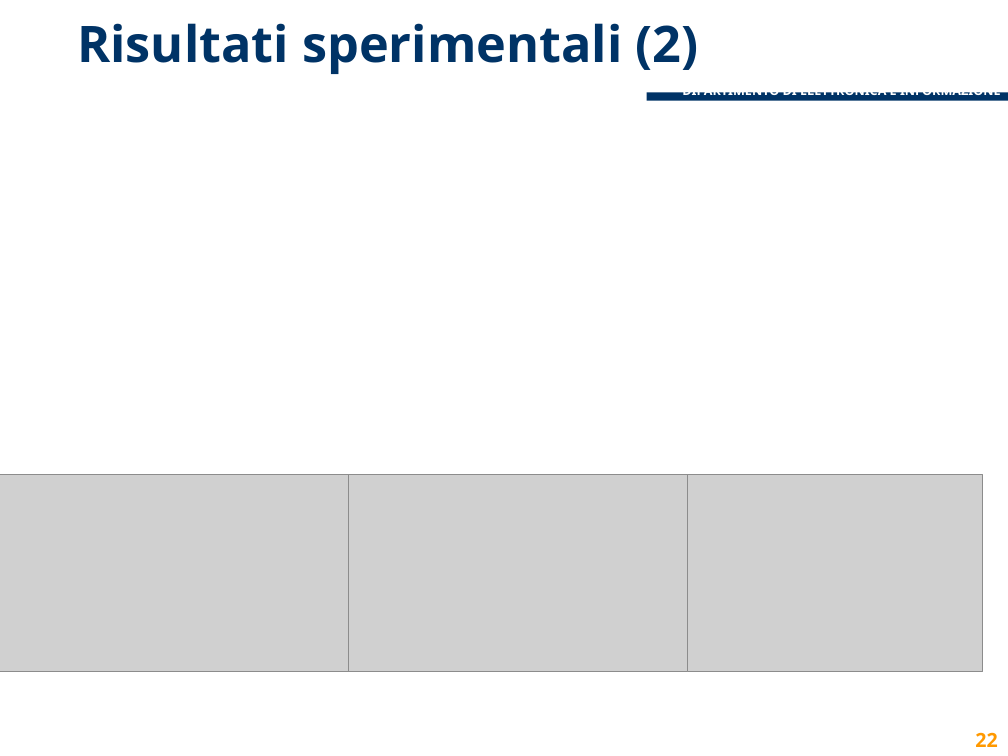
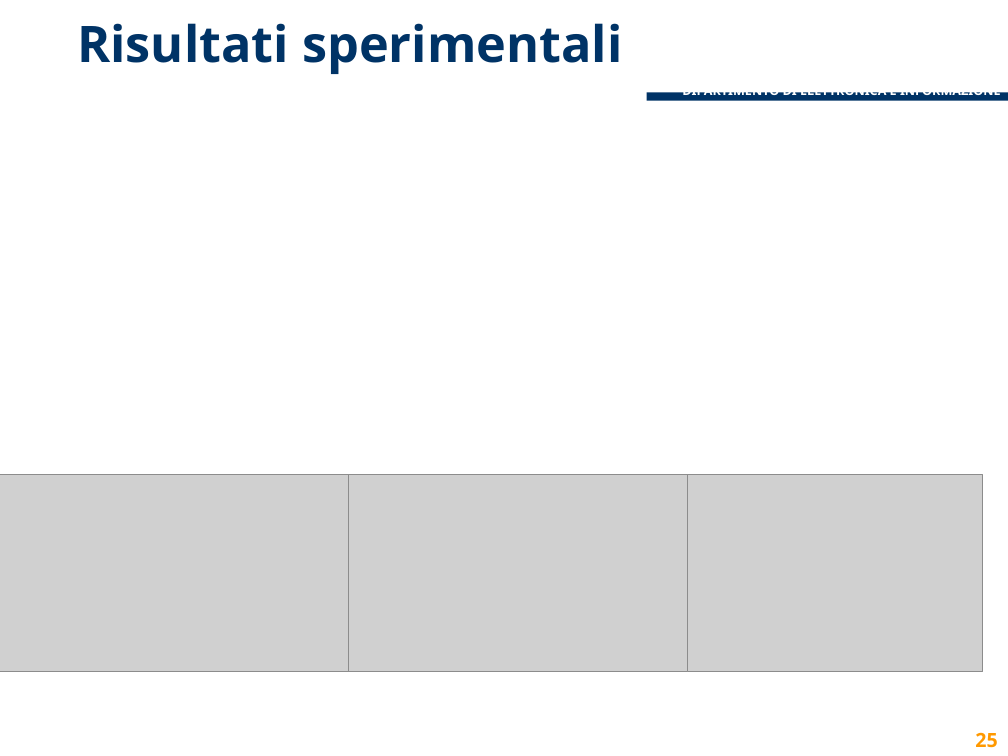
Before and after one commit to lcavagnispolimi/thesis_latex, a slide deck: slide 25 of presentazione_discussione.pptx (slide 22 before the commit). Drawn at 1008x756 pixels with LibreOffice and Linux fonts; fonts in the diff are those of the drawing; grey boxes stand for pictures; background and template pictures are left out. Boxes give left, top, right and bottom in pixels: in the first picture for what was removed or moved away, otherwise in the second. Text is boxed around its words. In the diff, an @@ line names an element or a change of style, - is before the commit and + after.

```diff
--- a/presentazione_discussione.pptx
+++ b/presentazione_discussione.pptx
@@ title at (77, 23, 622, 74): text changed @@
-Risultati sperimentali (2)
+Risultati sperimentali
@@ page number at (975, 732, 997, 748): text changed @@
-22
+25
```
Also in this commit, not shown: 6 other slides changed, 6 slides added, 3 slides removed.
